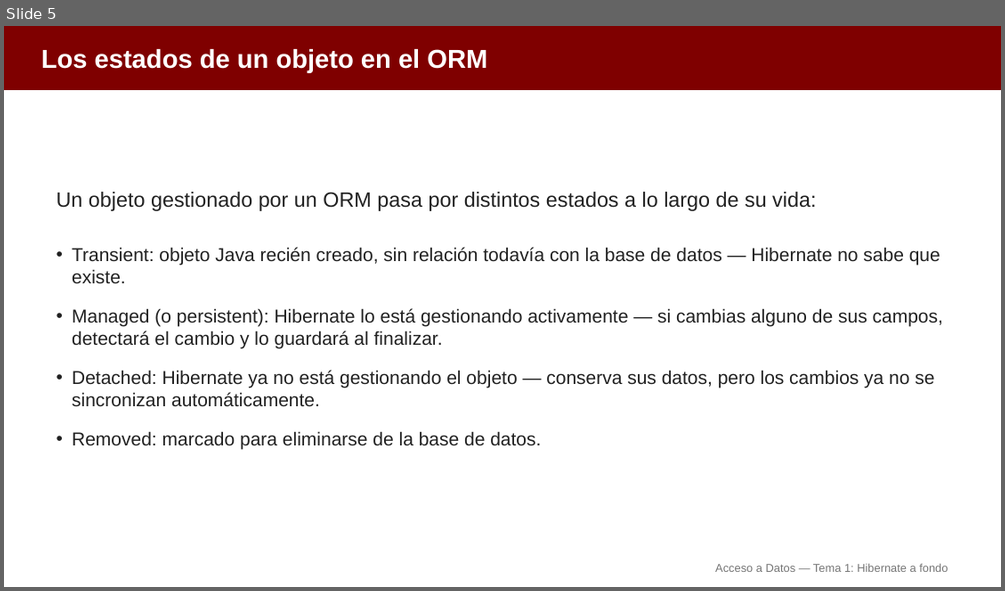
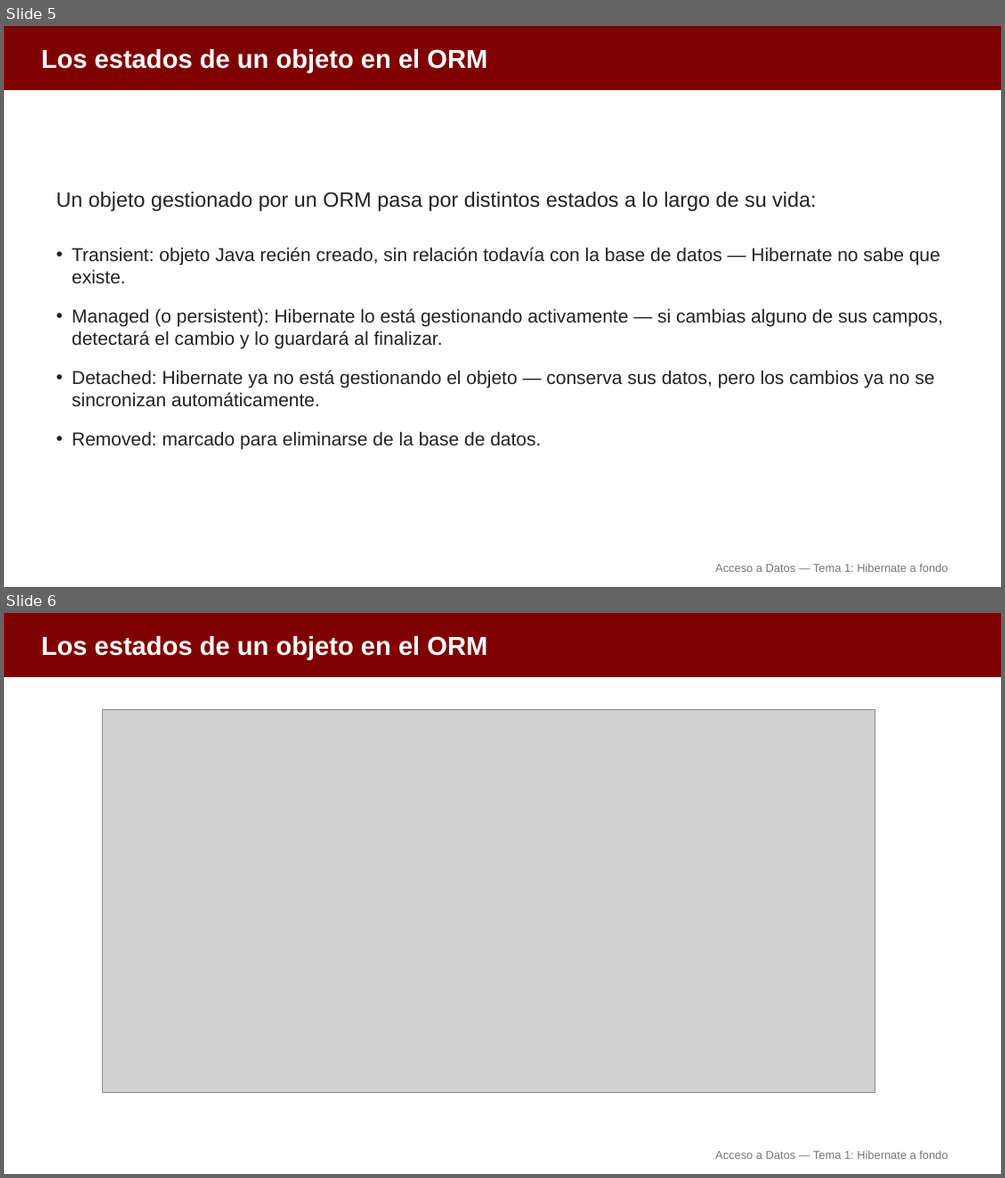
Before and after one commit to aitorventura/acceso-a-datos, a slide deck: docs/tema1/diapositivas/hibernate-a-fondo.pptx. Shown one above the other, each under a label of ours: slide 5 before the commit, slides 5 and 6 after it. The pictures are 1005x591 and 1005x1178 pixels, drawn with LibreOffice and Linux fonts; fonts in the diff are those of the drawing; grey boxes stand for pictures. Boxes give left, top, right and bottom in pixels: in the first picture for what was removed or moved away, otherwise in the second. Text is boxed around its words. In the diff, an @@ line names an element or a change of style, - is before the commit and + after.

Commit message:
Añade infografías de apoyo al Tema 1 (Acceso a Datos)
Incorpora 10 diagramas visuales en los 8 apartados de teoría del
Tema 1 (starters de Maven, capas AD/PSP, entidad vs DTO, piezas de
JDBC, contexto de persistencia, paginación, explosión combinatoria
de filtros, las tres vías de consulta y GROUP BY) y actualiza las
diapositivas correspondientes.

```diff
--- a/docs/tema1/diapositivas/hibernate-a-fondo.pptx
+++ b/docs/tema1/diapositivas/hibernate-a-fondo.pptx
@@ slide 6 added at <box>4,613,1001,1174</box>, background #FFFFFF @@
@@ rectangle added at <box>4,613,1001,676</box>, fill #7F0000, outline #7F0000 1 pt @@
@@ text added at <box>41,636,487,660</box>, 25 pt, text #FFFFFF, bold @@
+Los estados de un objeto en el ORM
@@ picture added at <box>103,709,876,1093</box> @@
@@ text added at <box>715,1151,947,1159</box>, 11 pt, text #757575 @@
+Acceso a Datos — Tema 1: Hibernate a fondo
```
Also in this commit, not shown: 30 other files.
